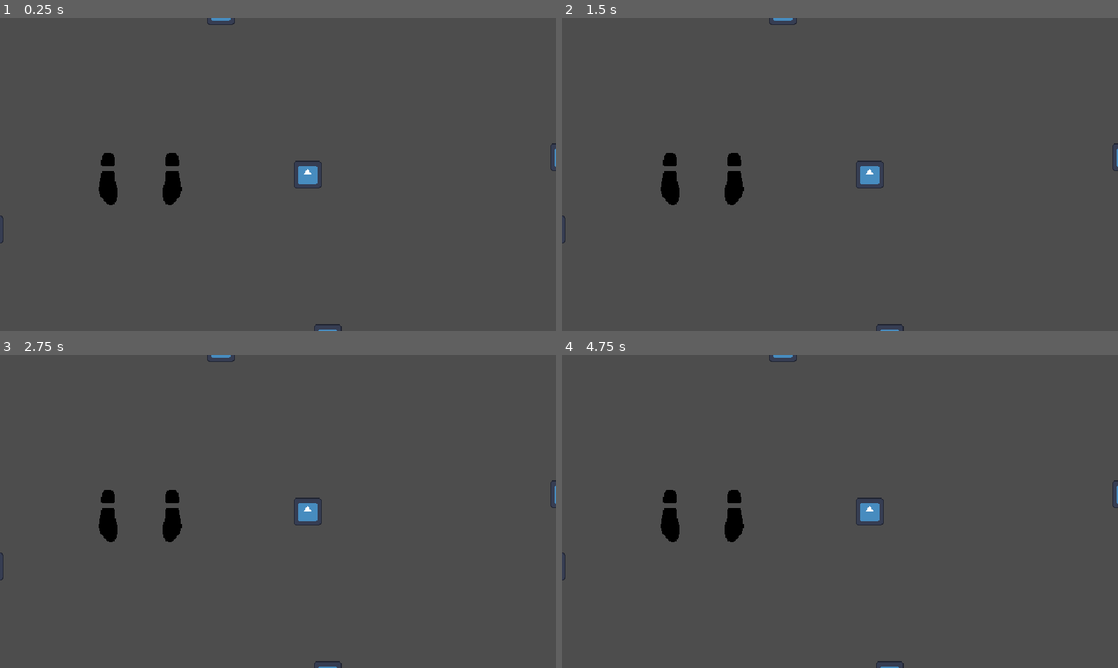
Above: before the commit, frames 1-4 (two rows, left to right).
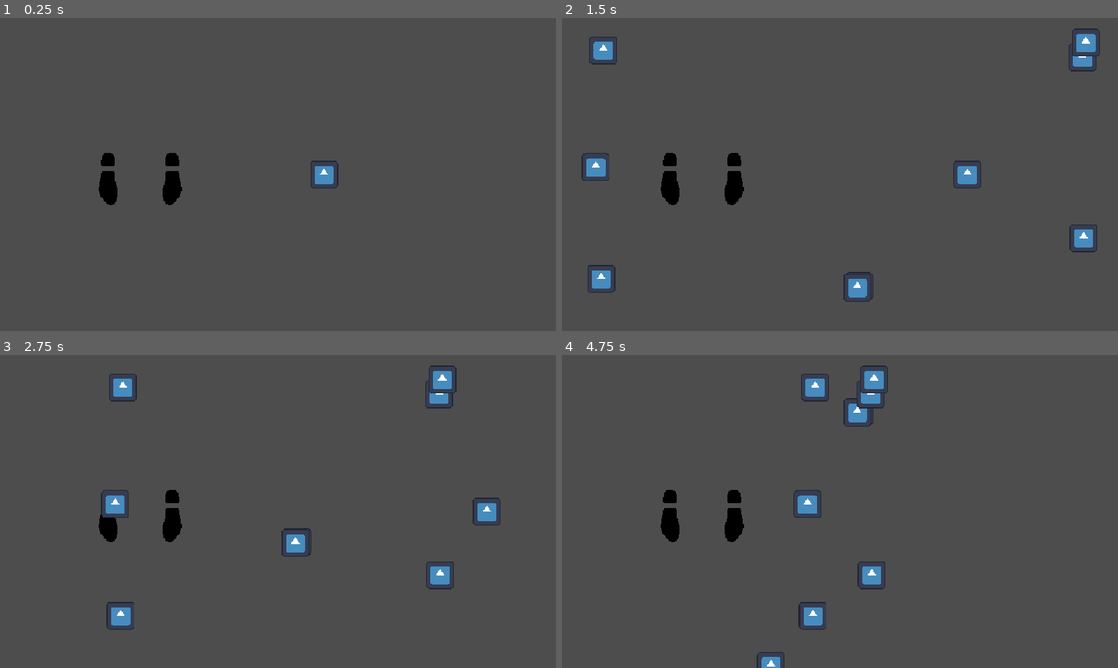
Above: after the commit, the same moments.

Repository: Burger-Bois/ld56
Game: Godot game, scene res://src/main.tscn
The game is run twice, just before and just after one commit, with the same random seed, the same clock (stepped at 60 frames per second) and the same inputs. The engine's default icon, where the game draws it, is replaced by a stand-in: a white triangle on a blue panel in a dark square.
Inputs:
- Up to frame 1 (0.25 s): no input
- Up to frame 2 (1.5 s): tap Enter (ui_accept) at 0.5, 0.6, 0.77, 1.07, 1.35 s; hold Right (ui_right) from 0.53 s (still down)
- Up to frame 3 (2.75 s): tap Enter (ui_accept) at 1.52, 1.82, 2.1 s; release Right (ui_right) at 2.03 s; hold Left (ui_left) from 2.03 s (still down)
- Up to frame 4 (4.75 s): release Left (ui_left) at 2.78 s; hold Right (ui_right) 2.78-4.28 s; tap Enter (ui_accept) at 2.85, 3.02, 3.32, 3.6, 3.77, 4.07, 4.35, 4.52 s; hold Left (ui_left) from 4.28 s (still down)

The runs differ from the first frame. In frame 1, 0.5% of the frame differs, in the area x 0-100%, y 0-100%; in frame 2, 2.3%; in frame 3, 2.4%; in frame 4, 2.2%.

Commit message:
Enemy spawn movement

Diff:
--- a/src/enemy.gd
+++ b/src/enemy.gd
@@ -2,34 +2,17 @@
 
 class_name Enemy
 
-const SPEED = 10.0
+@export var direction := 0.0
+
+const SPEED = 75.0
 const JUMP_VELOCITY = -400.0
 
-
-# func _physics_process(delta: float) -> void:
-	# # Add the gravity.
-	# #if not is_on_floor():
-	# 	#velocity = get_gravity() * 0.2
-	# velocity = get_gravity() * 0.2
-
-	# # Handle jump.
-	# if Input.is_action_just_pressed("ui_accept") and is_on_floor():
-	# 	velocity.y = JUMP_VELOCITY
-
-	# # Get the input direction and handle the movement/deceleration.
-	# # As good practice, you should replace UI actions with custom gameplay actions.
-	# var direction := Input.get_axis("ui_left", "ui_right")
-	# if direction:
-	# 	velocity.x = direction * SPEED
-	# else:
-	# 	velocity.x = move_toward(velocity.x, 0, SPEED)
-
-	# move_and_slide()
-
+func _physics_process(delta: float) -> void:
+	velocity = Vector2.RIGHT.rotated(direction) * SPEED
+	move_and_slide()
 
 
 func _on_visible_on_screen_notifier_2d_screen_exited() -> void:
-	print("Exited screen")
 	queue_free()
 
 
--- a/src/player.tscn
+++ b/src/player.tscn
@@ -6,7 +6,6 @@
 [node name="Player" type="CharacterBody2D"]
 motion_mode = 1
 script = ExtResource("1_4c8sp")
-turn_speed = null
 
 [node name="LeftBoot" parent="." instance=ExtResource("2_v8r4r")]
 position = Vector2(32, 0)
--- a/src/stage.gd
+++ b/src/stage.gd
@@ -29,9 +29,19 @@
 
 func spawn():
 	if enemy_count < max_enemies:
-		var spawn_num = rng.randi_range(0, 3)
-		var enemy = enemy_scene.instantiate()
-		enemy.global_position = spawns[spawn_num].global_position
+		var enemy := enemy_scene.instantiate() as Enemy
+		var enemy_spawn_location = $EnemyPath/EnemySpawnLocation
+		enemy_spawn_location.progress_ratio = randf()
+		var direction = enemy_spawn_location.rotation + PI / 2
+		enemy.direction = direction
+		enemy.position = enemy_spawn_location.position
+
+		## Add some randomness to the direction.
+		#direction += randf_range(-PI / 4, PI / 4)
+		#mob.rotation = direction
+
+
+
 		add_child(enemy)
 
 func count_enemies():
@@ -41,3 +51,8 @@
 		if c is Enemy:
 			enemies += 1
 	return enemies
+
+
+
+func _on_enemy_timer_timeout() -> void:
+	pass # Replace with function body.
--- a/src/stage.tscn
+++ b/src/stage.tscn
@@ -1,8 +1,14 @@
-[gd_scene load_steps=4 format=3 uid="uid://bfa2xbiiyaxkl"]
+[gd_scene load_steps=5 format=3 uid="uid://bfa2xbiiyaxkl"]
 
 [ext_resource type="PackedScene" uid="uid://j82506cb8570" path="res://src/player.tscn" id="1_pla2g"]
 [ext_resource type="Script" path="res://src/stage.gd" id="1_x0yvg"]
 [ext_resource type="PackedScene" uid="uid://bh1nosmui2c64" path="res://src/enemy.tscn" id="2_7mh81"]
+
+[sub_resource type="Curve2D" id="Curve2D_cj5w0"]
+_data = {
+"points": PackedVector2Array(0, 0, 0, 0, -64, -64, 0, 0, 0, 0, 704, -64, 0, 0, 0, 0, 704, 416, 0, 0, 0, 0, -64, 416, 0, 0, 0, 0, -64, -64)
+}
+point_count = 5
 
 [node name="Stage" type="Node2D"]
 script = ExtResource("1_x0yvg")
@@ -12,16 +18,27 @@
 position = Vector2(161, 174)
 
 [node name="SpawnPoint1" type="Marker2D" parent="."]
-position = Vector2(254, -8)
+position = Vector2(216, -45)
 
 [node name="SpawnPoint2" type="Marker2D" parent="."]
-position = Vector2(649, 160)
+position = Vector2(719, 138)
 
 [node name="SpawnPoint3" type="Marker2D" parent="."]
-position = Vector2(377, 368)
+position = Vector2(396, 420)
 
 [node name="SpawnPoint4" type="Marker2D" parent="."]
-position = Vector2(-12, 243)
+position = Vector2(-87, 246)
 
 [node name="Enemy" parent="." instance=ExtResource("2_7mh81")]
 position = Vector2(354, 180)
+
+[node name="EnemyTimer" type="Timer" parent="."]
+wait_time = 0.5
+
+[node name="EnemyPath" type="Path2D" parent="."]
+curve = SubResource("Curve2D_cj5w0")
+
+[node name="EnemySpawnLocation" type="PathFollow2D" parent="EnemyPath"]
+position = Vector2(-64, -64)
+
+[connection signal="timeout" from="EnemyTimer" to="." method="_on_enemy_timer_timeout"]
